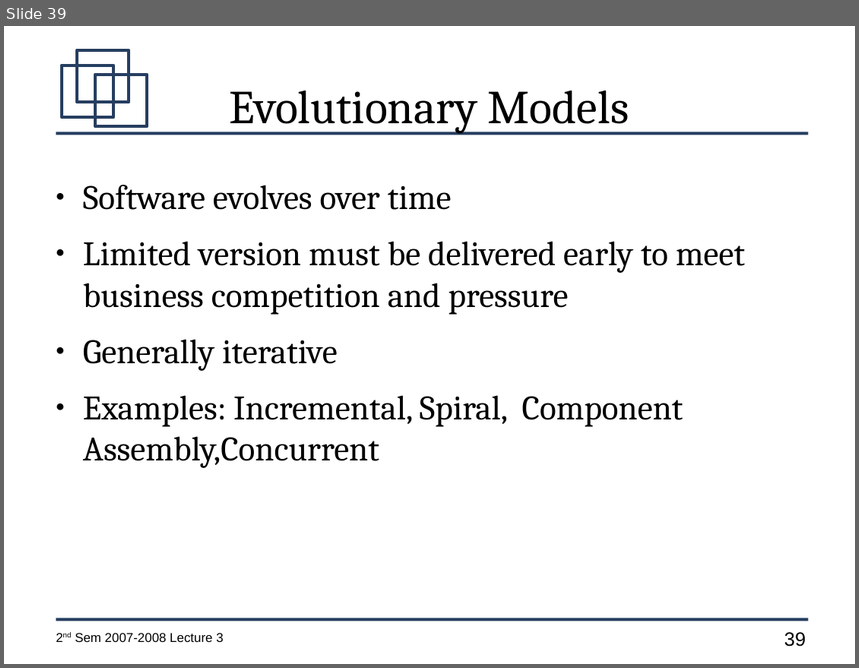
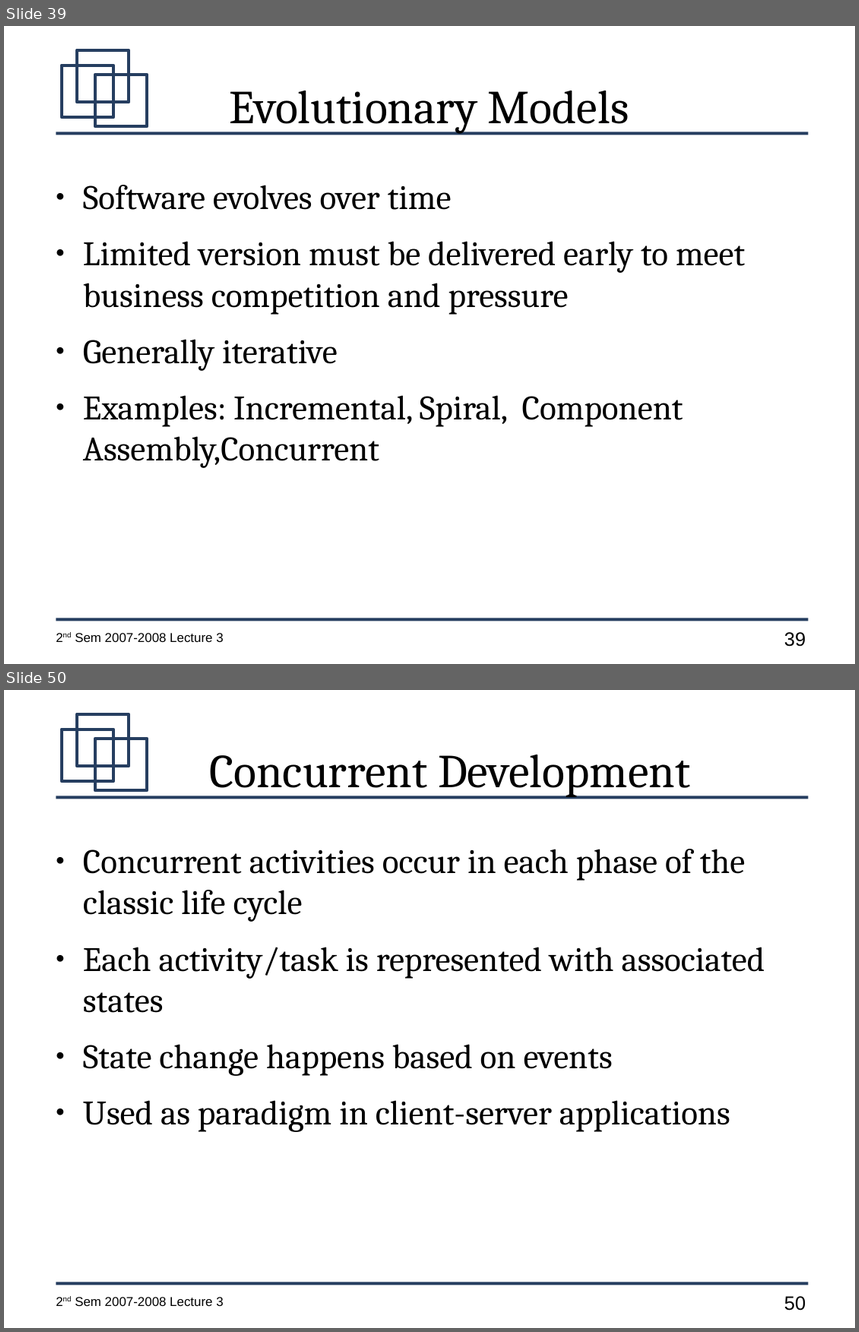
Before and after one commit to jachermocilla/jach-homepage, a slide deck: CMSC128-2nd-Sem-2007-L3.odp. Shown one above the other, each under a label of ours: slide 39 before the commit, slides 39 and 50 after it; the slides between them are not shown. The pictures are 859x668 and 859x1332 pixels, drawn with LibreOffice and Linux fonts; fonts in the diff are those of the drawing. Boxes give left, top, right and bottom in pixels: in the first picture for what was removed or moved away, otherwise in the second. Text is boxed around its words. In the diff, an @@ line names an element or a change of style, - is before the commit and + after.

```diff
--- a/CMSC128-2nd-Sem-2007-L3.odp
+++ b/CMSC128-2nd-Sem-2007-L3.odp
@@ slide 50 added at [4,690,855,1328], background #FFFFFF; not listed: 7 template elements that a slide beside it also shows @@
@@ title added at [209,755,690,798], 44 pt, text #000000 @@
+Concurrent Development
@@ text added at [83,849,766,1132], 32 pt, text #000000 @@
+● Concurrent activities occur in each phase of the classic life cycle
+● Each activity/task is represented with associated states
+● State change happens based on events
+● Used as paradigm in client-server applications
```
Also in this commit, not shown: 15 other slides added.
